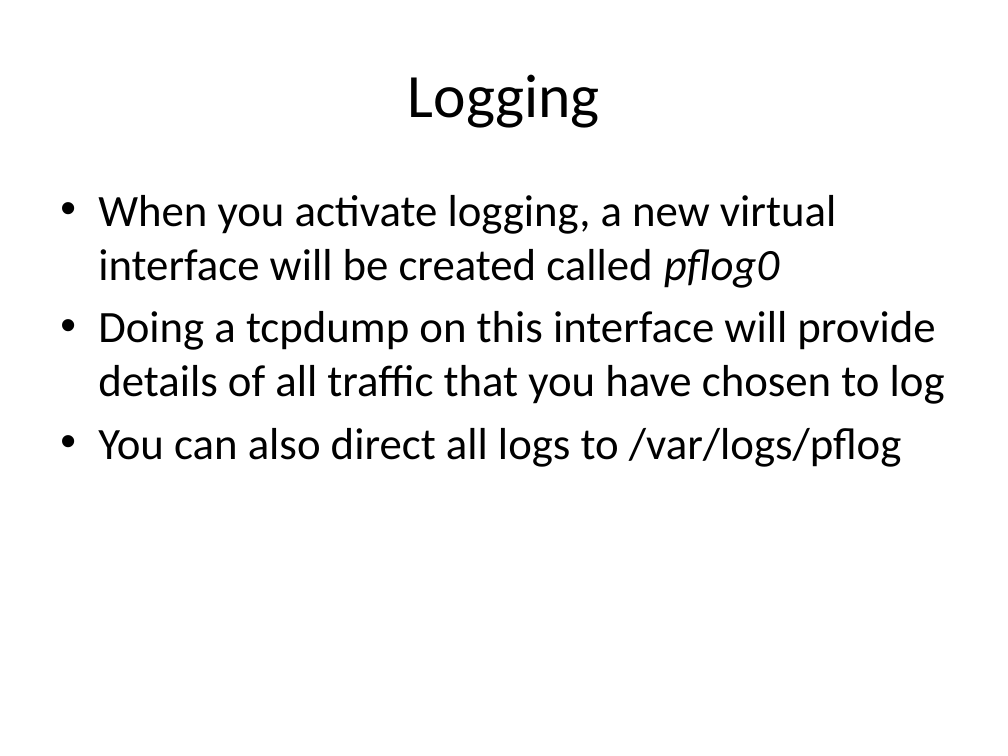
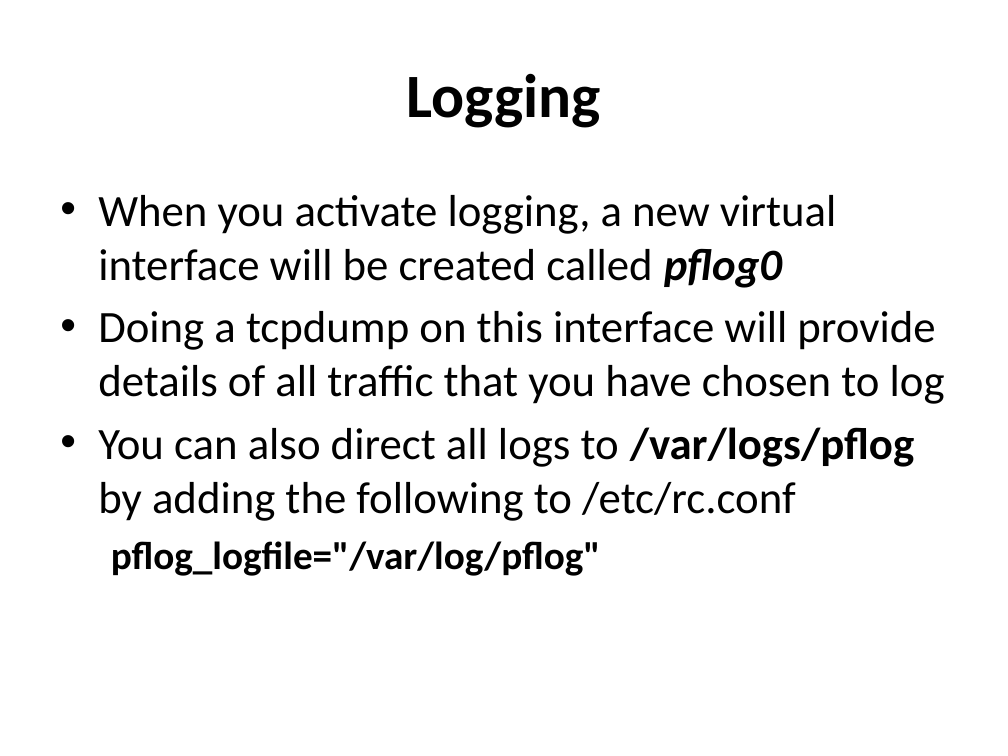
Before and after one commit to afnog/sse, a slide deck: slide 24 of firewalls/Firewalling in FreeBSD-v1.pptx. Drawn at 1008x756 pixels with LibreOffice and Linux fonts; fonts in the diff are those of the drawing. Boxes give left, top, right and bottom in pixels: in the first picture for what was removed or moved away, otherwise in the second. Text is boxed around its words. In the diff, an @@ line names an element or a change of style, - is before the commit and + after.

Commit message:
/ ‘firewalls/Firewalling in FreeBSD-v1.pptx’

```diff
--- a/firewalls/Firewalling in FreeBSD-v1.pptx
+++ b/firewalls/Firewalling in FreeBSD-v1.pptx
@@ title "Logging" at (407,73,601,128): bold on @@
@@ text at (98,195,836,288): bold on in "pflog0" @@
@@ text at (98,427,914,576): text changed @@
-• You can also direct all logs to /var/logs/pflog
+• You can also direct all logs to /var/logs/pflog by adding the following to /etc/rc.conf
+  pflog_logfile="/var/log/pflog"
```
